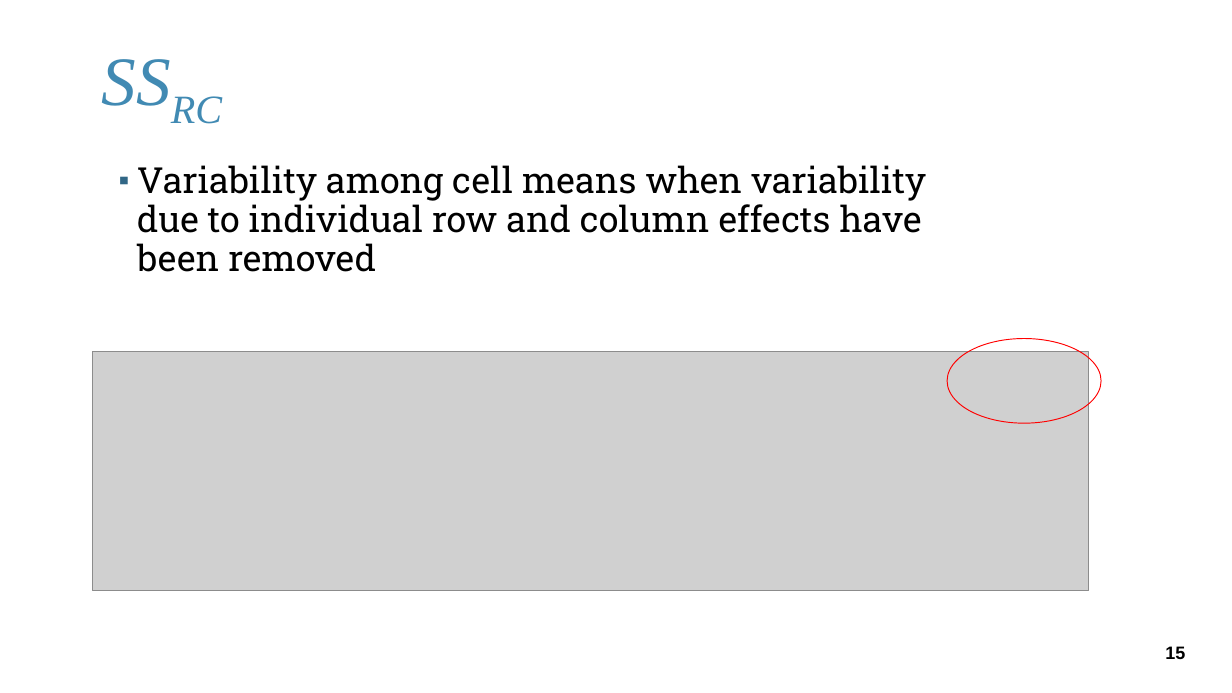
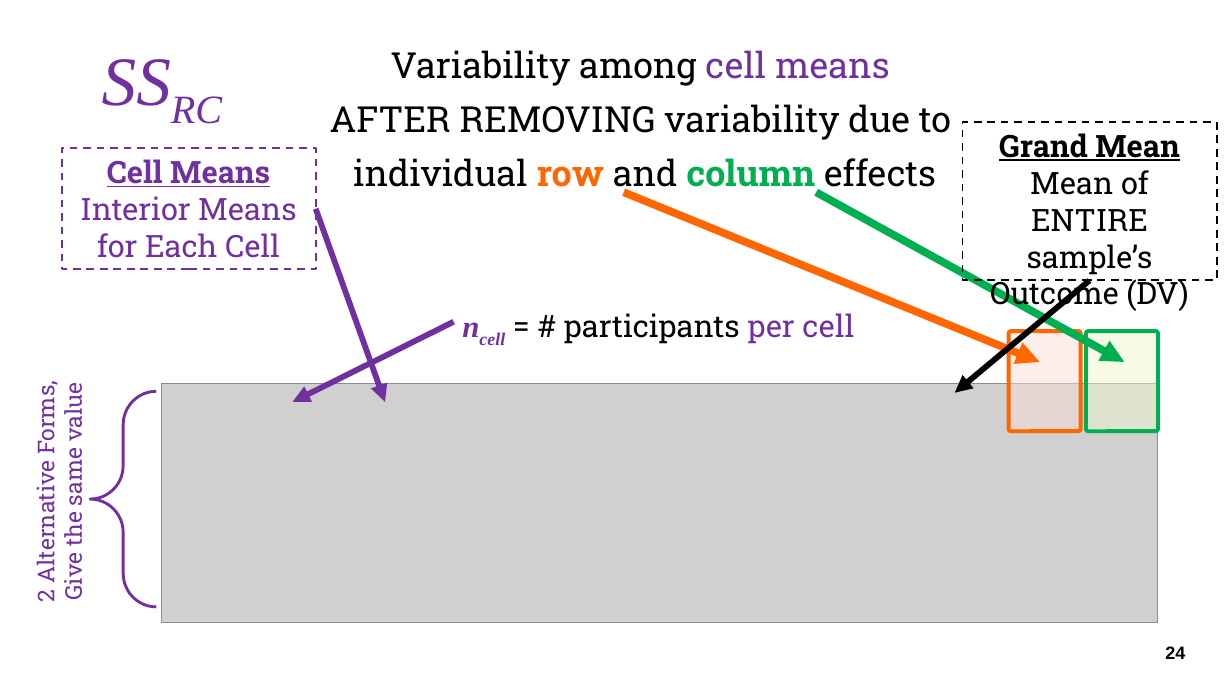
Before and after one commit to CEHS-research/PSY-6600_public, a slide deck: slide 24 of slides/Ch14_factorial.pptx (slide 15 before the commit). Drawn at 1232x693 pixels with LibreOffice and Linux fonts; fonts in the diff are those of the drawing; grey boxes stand for pictures; background and template pictures are left out. Boxes give left, top, right and bottom in pixels: in the first picture for what was removed or moved away, otherwise in the second. Text is boxed around its words. In the diff, an @@ line names an element or a change of style, - is before the commit and + after.

```diff
--- a/slides/Ch14_factorial.pptx
+++ b/slides/Ch14_factorial.pptx
@@ title "SSRC" at [92, 0, 1109, 162]: text colour #418AB3 to #7030A0 @@
@@ text at [330, 50, 951, 344]: text changed @@
-▪ Variability among cell means when variability due to individual row and column effects have been removed
+Variability among cell means
+AFTER REMOVING variability due to
+individual row and column effects
+  ncell = # participants per cell
@@ rectangle added at [62, 148, 316, 269], outline #7030A0 1.5 pt dashed, 24 pt, text #7030A0 @@
+Cell Means
+Interior Means for Each Cell
@@ rectangle added at [963, 122, 1217, 281], outline #000000 1.5 pt dashed, 24 pt, text #000000 @@
+Grand Mean
+Mean of ENTIRE sample’s Outcome (DV)
@@ arrow added from (316, 209) to (385, 402), #7030A0 4.5 pt @@
@@ arrow added from (624, 192) to (1040, 362), #FF6600 6 pt @@
@@ arrow added from (816, 192) to (1125, 362), #00B050 6 pt @@
@@ arrow added from (1090, 281) to (955, 393), #000000 4.5 pt @@
@@ arrow added from (454, 322) to (293, 402), #7030A0 4.5 pt @@
@@ ellipse removed at [947, 338, 1102, 423] @@
@@ rounded rectangle added at [1009, 331, 1081, 431], fill #F9DDD4 at 50% opacity, outline #FF6600 3 pt @@
@@ rounded rectangle added at [1086, 331, 1158, 431], fill #F0F5D0 at 50% opacity, outline #00B050 3 pt @@
@@ text added at [30, 388, 88, 601], 18 pt, text #7030A0 @@
+2 Alternative Forms, Give the same value
@@ picture: place and size @@
-picture at [92, 352, 1089, 592]
+picture at [162, 384, 1158, 623]
@@ left brace added at [91, 391, 157, 606], outline #7030A0 2.25 pt @@
@@ page number at [1165, 646, 1185, 659]: text changed @@
-15
+24
```
Also in this commit, not shown: 44 other slides changed, 13 slides added, 6 slides removed, 1 other file.
